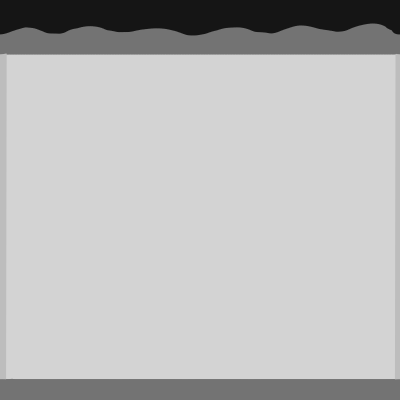
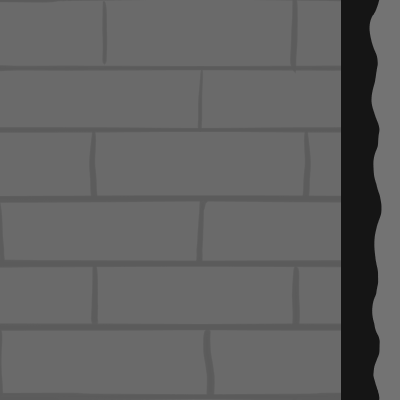
Layered file, before and after one edit (w=400, h=400). Changes by layer:
removed layer "Layer 3" over [0, 0, 400, 400]
added layer "wall3.png" above "wall2.png" over [322, 0, 400, 400]
added layer "brickWall.png" above "Kopie von Layer 2" over [0, 0, 400, 400]
hid "Layer 2", painted on it over [0, 0, 400, 400]
